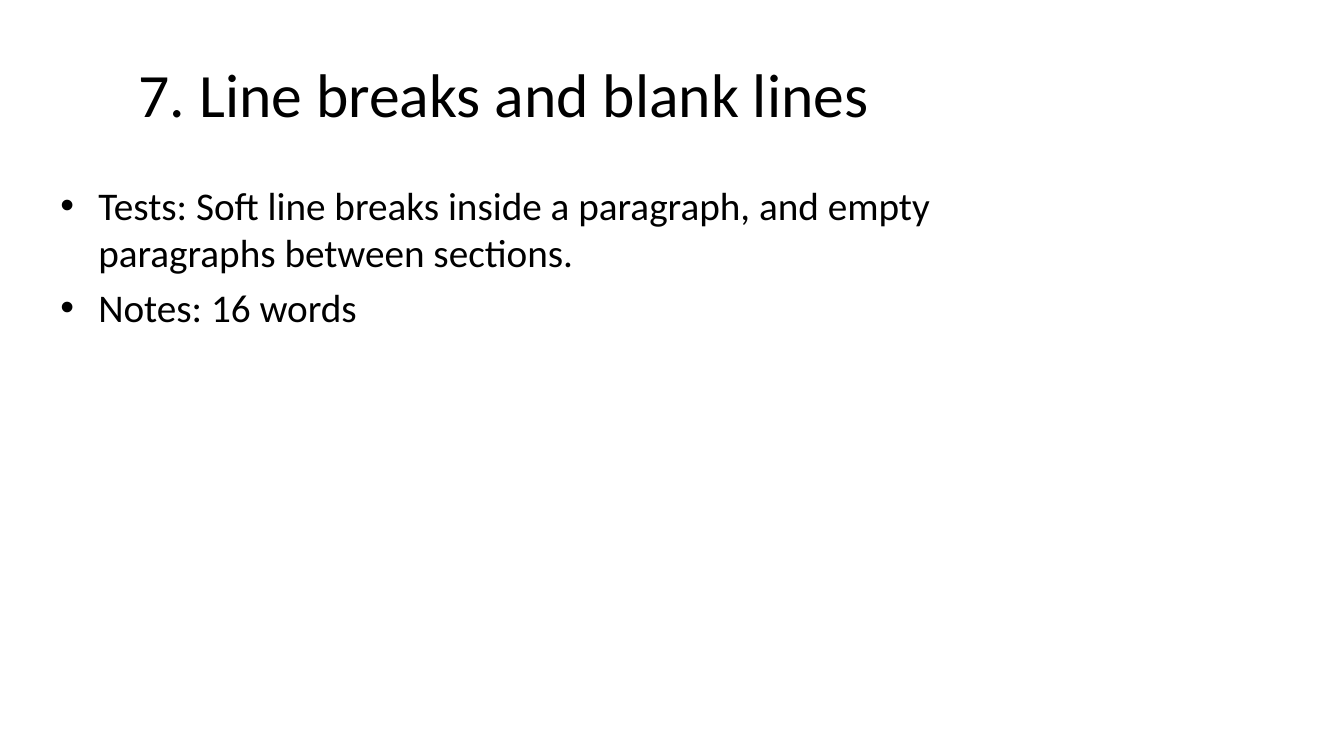
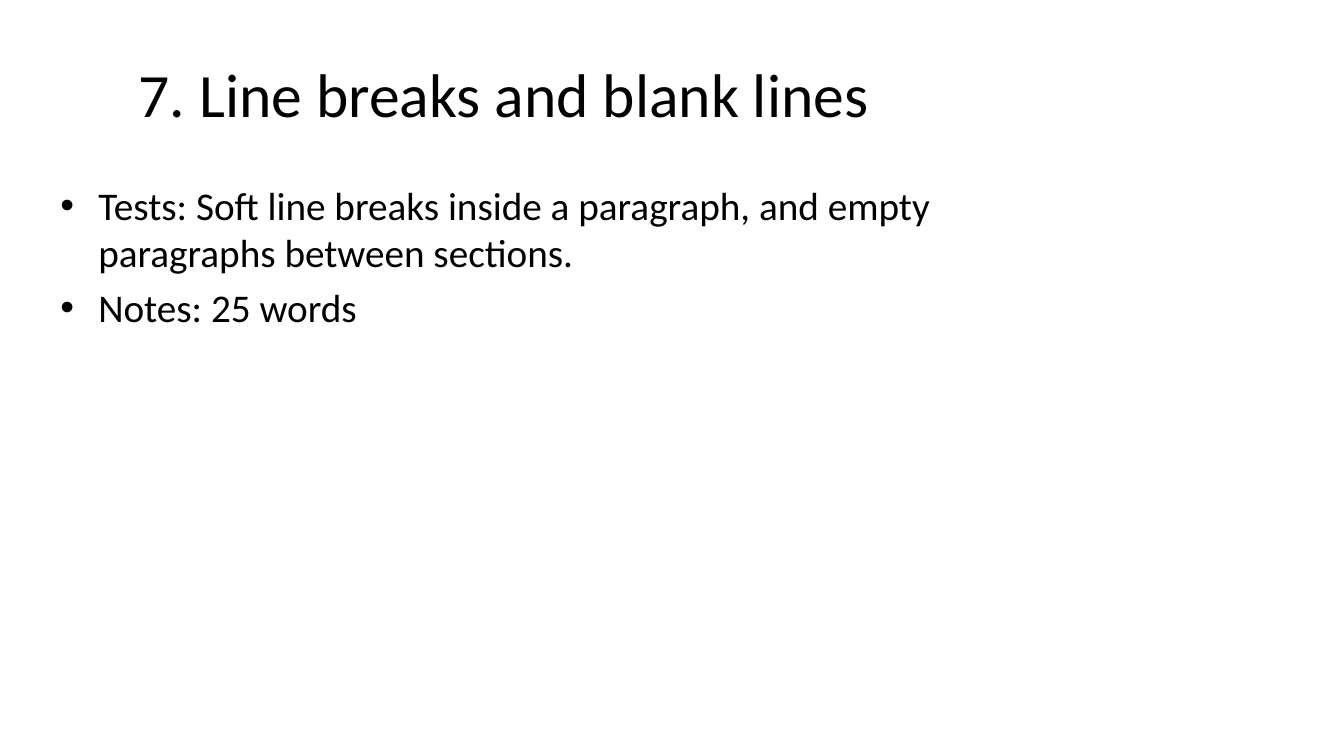
Before and after one commit to josephstracuzzi/clean-notes-joe, a slide deck: slide 7 of test_decks/Clean Notes Joe Test Deck.pptx. Drawn at 1344x756 pixels with LibreOffice and Linux fonts; fonts in the diff are those of the drawing. Boxes give left, top, right and bottom in pixels: in the first picture for what was removed or moved away, otherwise in the second. Text is boxed around its words. In the diff, an @@ line names an element or a change of style, - is before the commit and + after.

```diff
--- a/test_decks/Clean Notes Joe Test Deck.pptx
+++ b/test_decks/Clean Notes Joe Test Deck.pptx
@@ text at box(98, 294, 357, 323): text changed @@
-• Notes: 16 words
+• Notes: 25 words
```
Also in this commit, not shown: 8 other slides changed, 7 other files.
